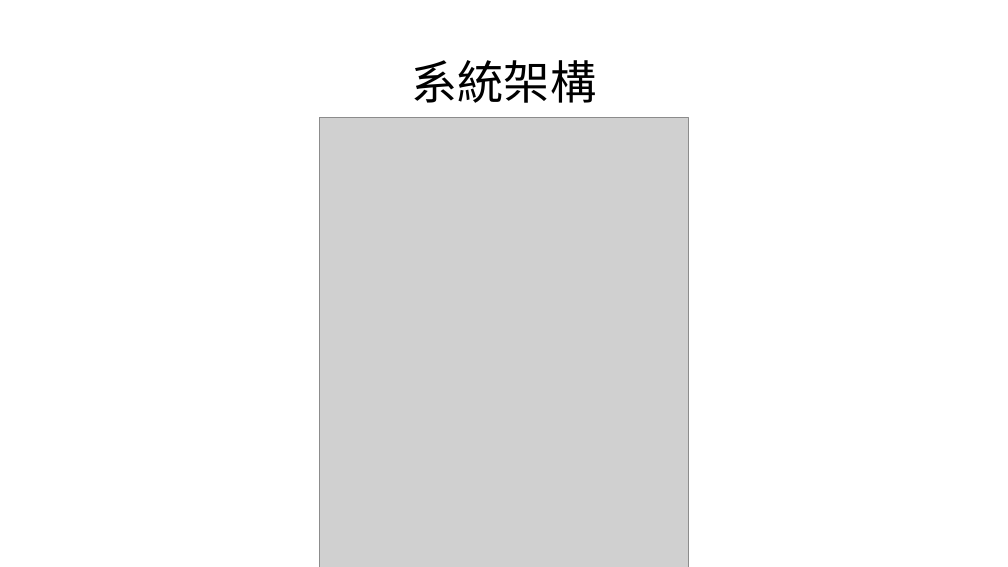
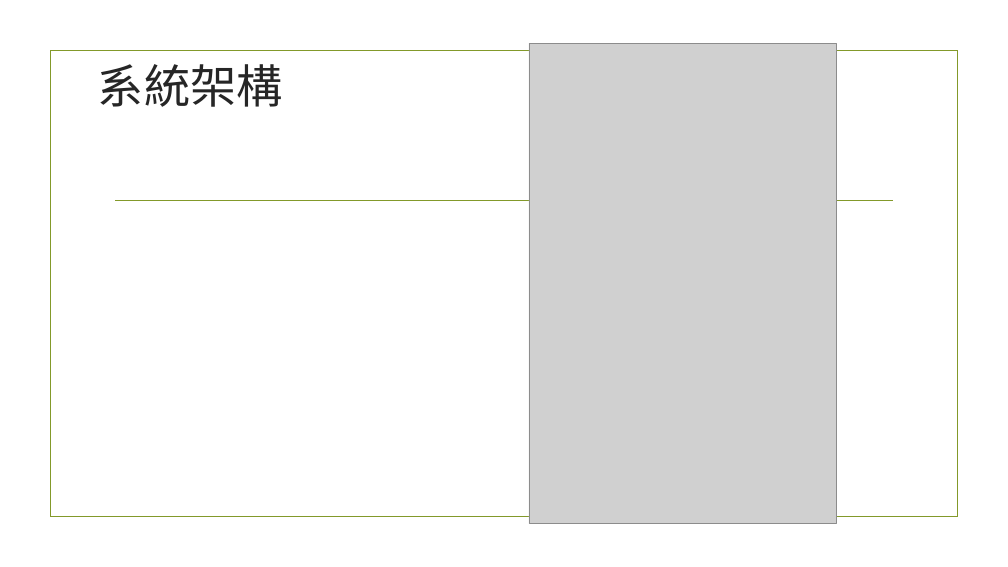
Before and after one commit to kewen0604/107_SE_Team2, a slide deck: slide 12 of 軟體工程期末專題報告.pptx. Drawn at 1008x567 pixels with LibreOffice and Linux fonts; fonts in the diff are those of the drawing; grey boxes stand for pictures; background and template pictures are left out. Boxes give left, top, right and bottom in pixels: in the first picture for what was removed or moved away, otherwise in the second. Text is boxed around its words. In the diff, an @@ line names an element or a change of style, - is before the commit and + after.

```diff
--- a/軟體工程期末專題報告.pptx
+++ b/軟體工程期末專題報告.pptx
@@ rectangle added at (x1=50, y1=51, x2=957, y2=517), outline #83992A 1.25 pt @@
@@ title "系統架構" at (x1=98, y1=64, x2=283, y2=107): font Calibri to Times New Roman, text colour #000000 to #262626; line spacing 0.9 to 1 @@
@@ picture added at (x1=529, y1=43, x2=837, y2=524) @@
@@ picture removed at (x1=320, y1=117, x2=688, y2=567) @@
@@ line added from (116, 200) to (893, 200), #83992A 1.25 pt @@
```
Also in this commit, not shown: 16 other slides changed.
